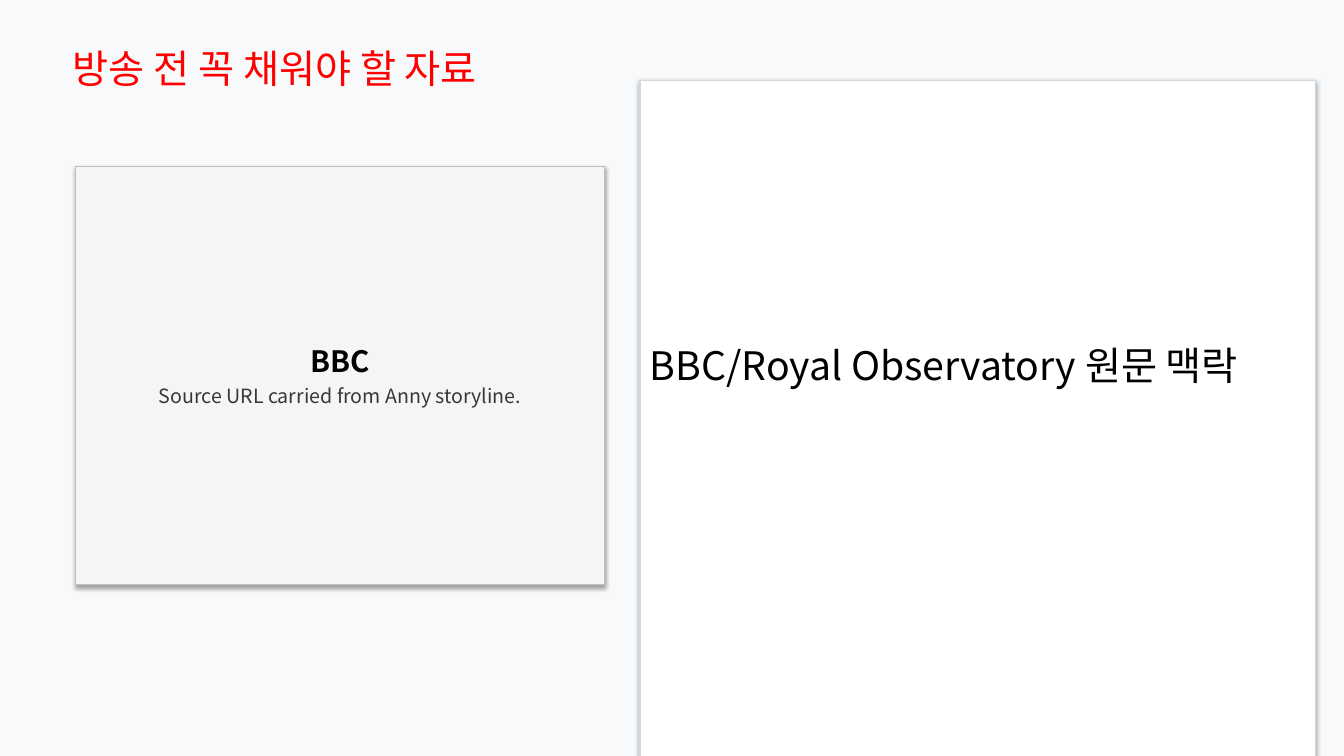
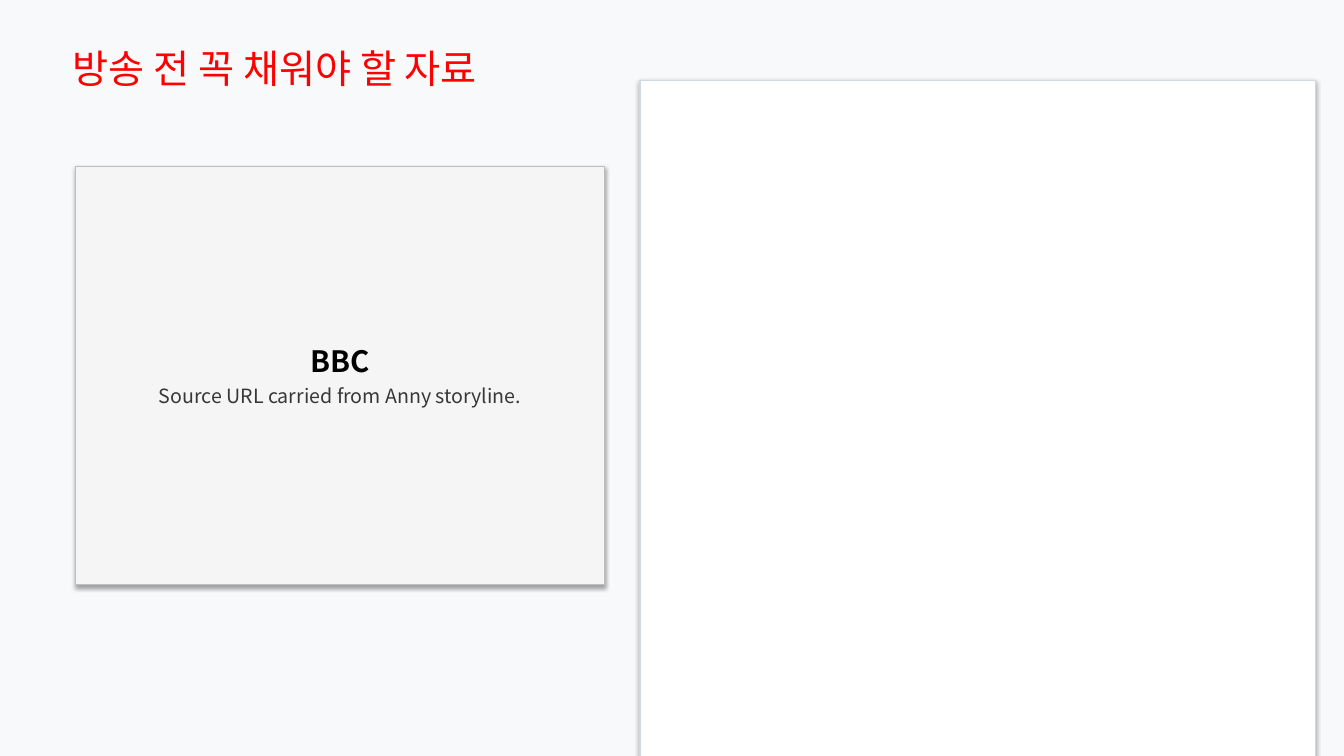
Before and after one commit to Rlearnchan/luddite, a slide deck: slide 24 of outputs/pptx/ai_knowledge_institution_slide_spec_styled_draft.pptx. Drawn at 1344x756 pixels with LibreOffice and Linux fonts; fonts in the diff are those of the drawing. Boxes give left, top, right and bottom in pixels: in the first picture for what was removed or moved away, otherwise in the second. Text is boxed around its words. In the diff, an @@ line names an element or a change of style, - is before the commit and + after.

```diff
--- a/outputs/pptx/ai_knowledge_institution_slide_spec_styled_draft.pptx
+++ b/outputs/pptx/ai_knowledge_institution_slide_spec_styled_draft.pptx
@@ text removed at (x1=650, y1=347, x2=1238, y2=389) @@
-BBC/Royal Observatory 원문 맥락
```
Also in this commit, not shown: 14 other slides changed, 6 slides added, 6 slides removed, 8 other files.
